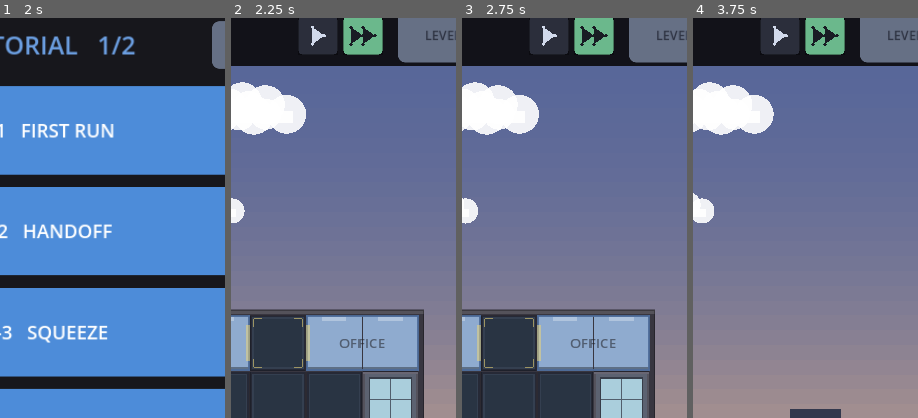
Above: before the commit, frames 1-4 (left to right).
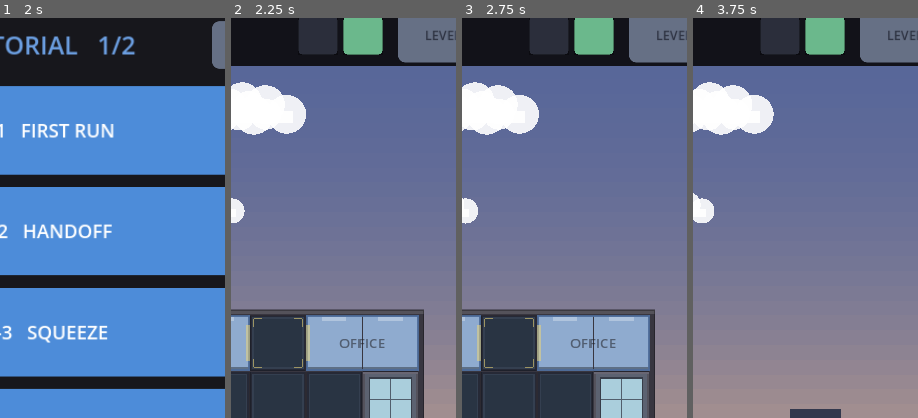
Above: after the commit, the same moments.

Repository: AlexEltonPym/elevator_game
Game: Godot game, scene res://scenes/v5_select.tscn
Two runs of this game, one before a commit and one after it. Both use one fixed random seed, a clock stepped at 60 frames per second and the inputs below.
Inputs (mouse positions are % of the whole screen's width and height, from its top left):
- Up to frame 1 (2 s): click (92, 5) at 0.52 s; click (8, 5) at 1.27 s
- Up to frame 2 (2.25 s): click "T-1 FIRST RUN" at 2 s
- Up to frame 3 (2.75 s): no input
- Up to frame 4 (3.75 s): click "LEVELS" at 2.75 s; click "T-2 HANDOFF" at 3.5 s
The pictures show only the part of the screen within x 40-90%, y 2-52%; the shares and areas given below are measured in that part.

Frame 1 is identical in both runs. In frame 2, 0.4% of the frame differs, in the area x 35-65%, y 2-7%; in frame 3, 0.4%; in frame 4, 0.4%.

Commit message:
Blue perfect stars, star tooltips, click-through medals, Kenney speed icons
- Perfect (topping the range) now turns the THREE stars BLUE instead of showing a
  4th star / crown — both the victory overlay (star_row5) and the select medals
  (starbar5). Ui5.star_blue_tex().
- Tips-per-star tooltip: on the level tile (select) and the victory star row,
  listing the tip total each star needs (from the level's `stars` thresholds).
- Select medals no longer block clicks (mouse_filter IGNORE), so clicking the stars
  still launches the level; the tooltip lives on the button so hovering stars shows it.
- Speed buttons use the Kenney arrow sprite (play = one, fast-forward = two) instead
  of the hand-drawn triangles.

UI-only; fingerprint unchanged.

Co-Authored-By: Claude Opus 4.8 <noreply@anthropic.com>

Diff:
--- a/scripts/v5/select5.gd
+++ b/scripts/v5/select5.gd
@@ -107,6 +107,7 @@
 		b.position = Vector2(margin, top + k * (h + gap))
 		b.size = Vector2(vp.x - 2.0 * margin, h)
 		b.clip_text = true
+		b.tooltip_text = _star_tooltip(lv)  # tips-per-star, shown on hover (stars included)
 		b.pressed.connect(func():
 			Levels5.autosolve = false
 			Levels5.current = idx
@@ -115,13 +116,27 @@
 		b.mouse_entered.connect(_on_hover.bind(idx))
 		b.mouse_exited.connect(_on_unhover.bind(idx))
 		add_child(b)
-		# Earned medals, vertically centered on the right of the tile.
+		# Earned medals, vertically centered on the right of the tile. IGNORE mouse so a click
+		# ON the stars still reaches the tile button underneath (launches the level); the tips-
+		# per-star tooltip lives on the button, so hovering the stars shows it too.
 		if not (lv.get("stars", []) as Array).is_empty():
 			var got: int = Levels5.best_stars(str(lv.id))
 			var sbar := StarBar5.new()
 			sbar.setup(got, 24.0)
+			sbar.mouse_filter = Control.MOUSE_FILTER_IGNORE
 			sbar.position = Vector2(vp.x - margin - 118.0, top + k * (h + gap) + h * 0.5 - 13.0)
 			add_child(sbar)
+
+
+## Tooltip listing the tip total each star needs, from the level's `stars` thresholds.
+func _star_tooltip(lv: Dictionary) -> String:
+	var th: Array = lv.get("stars", [])
+	if th.size() < 3:
+		return ""
+	var s := "1 star  %d tips\n2 stars  %d tips\n3 stars  %d tips" % [int(th[0]), int(th[1]), int(th[2])]
+	if th.size() >= 4:
+		s += "\nperfect  %d tips" % int(th[3])
+	return s
 
 
 func _on_hover(idx: int) -> void:
--- a/scripts/v5/speedbtn5.gd
+++ b/scripts/v5/speedbtn5.gd
@@ -5,14 +5,17 @@
 
 signal tapped
 
+const Ui5 := preload("res://scripts/v5/ui5.gd")
 enum Kind { PLAY, FF }
 var kind := Kind.PLAY
 var active := false
 var accent := Color(0.42, 0.62, 0.88)
+var _arrow: Texture2D
 
 
 func _ready() -> void:
 	mouse_filter = Control.MOUSE_FILTER_STOP
+	_arrow = Ui5.arrow_tex("e")  # the Kenney play triangle (FF = two of them)
 
 
 func _gui_input(event: InputEvent) -> void:
@@ -35,25 +38,21 @@
 	var bg: Color = accent if active else Color(0.17, 0.18, 0.23)
 	_rrect(Rect2(Vector2.ZERO, r), 10.0, bg)
 	_rrect(Rect2(Vector2.ZERO, r), 10.0, Color(0, 0, 0, 0.35), false)
-	var fg := Color(0.10, 0.11, 0.14) if active else Color(0.82, 0.85, 0.92)
+	var fg := Color(0.12, 0.13, 0.16) if active else Color(0.86, 0.89, 0.95)
+	if _arrow == null:
+		return
+	# Kenney play triangle (arrow_basic_e), tinted. Play = one; fast-forward = two overlapping.
+	var ah := r.y * 0.52
+	var aw := ah * (float(_arrow.get_width()) / float(_arrow.get_height()))
 	if kind == Kind.PLAY:
-		_tri(r, 0.36, 0.66, fg)
+		_blit_arrow(Vector2(r.x * 0.5, r.y * 0.5), aw, ah, fg)
 	else:
-		_tri(r, 0.20, 0.50, fg)
-		_tri(r, 0.50, 0.80, fg)
+		_blit_arrow(Vector2(r.x * 0.37, r.y * 0.5), aw * 0.86, ah * 0.86, fg)
+		_blit_arrow(Vector2(r.x * 0.63, r.y * 0.5), aw * 0.86, ah * 0.86, fg)
 
 
-## A right-pointing rounded triangle spanning x in [x0f, x1f] of the control, vertically centred.
-func _tri(r: Vector2, x0f: float, x1f: float, col: Color) -> void:
-	var x0 := r.x * x0f
-	var x1 := r.x * x1f
-	var yh := r.y * 0.22
-	var cy := r.y * 0.5
-	var pts := PackedVector2Array([
-			Vector2(x0, cy - yh), Vector2(x1, cy), Vector2(x0, cy + yh)])
-	draw_colored_polygon(pts, col)
-	for p in pts:
-		draw_circle(p, 2.5, col)  # round the corners
+func _blit_arrow(c: Vector2, w: float, h: float, tint: Color) -> void:
+	draw_texture_rect(_arrow, Rect2(c - Vector2(w, h) * 0.5, Vector2(w, h)), false, tint)
 
 
 ## A filled or outlined rounded rectangle (corner discs + edge bars).
--- a/scripts/v5/star_row5.gd
+++ b/scripts/v5/star_row5.gd
@@ -7,18 +7,22 @@
 const ASPECT := 60.0 / 64.0   # Kenney star.png is 64x60
 
 var slots := 3
+var perfect := false        # true = topped the range: the filled stars are BLUE (no 4th star)
 var _fill: Array = []       # per-slot gold scale, 0 = empty, ~1 = filled (animated)
 var star_px := 84.0
 var gap := 18.0
 var _empty: Texture2D
 var _full: Texture2D
+var _blue: Texture2D
 
 
-func setup(count := 3, px := 84.0) -> void:
+func setup(count := 3, px := 84.0, perfect_v := false) -> void:
 	slots = count
 	star_px = px
+	perfect = perfect_v
 	_empty = Ui5.star_tex(false)
 	_full = Ui5.star_tex(true)
+	_blue = Ui5.star_blue_tex()
 	_fill = []
 	for i in slots:
 		_fill.append(0.0)
@@ -49,8 +53,9 @@
 
 
 func _draw() -> void:
+	var fill_tex: Texture2D = _blue if perfect else _full
 	for i in slots:
 		_blit(_center(i), 1.0, _empty)
 	for i in slots:
 		if _fill[i] > 0.01:
-			_blit(_center(i), _fill[i], _full)
+			_blit(_center(i), _fill[i], fill_tex)
--- a/scripts/v5/starbar5.gd
+++ b/scripts/v5/starbar5.gd
@@ -1,17 +1,18 @@
 extends Control
 ## Compact result-star medals for the level-select tiles, using the Kenney star sprites.
-## `earned` fills that many of 3 stars; topping the range (earned == 4) shows a small gold
-## crown star above the row (matching the end-of-shift PERFECT! stamp), not a 4th star.
+## `earned` fills that many of 3 stars; topping the range (earned == 4 = PERFECT) turns all
+## three stars BLUE instead of showing a 4th star.
 
 const Ui5 := preload("res://scripts/v5/ui5.gd")
 const ASPECT := 60.0 / 64.0
 
 var slots := 3
-var earned := 0       # 0..3 stars; 4 == PERFECT (crown mark)
+var earned := 0       # 0..3 stars; 4 == PERFECT (all three go blue)
 var star_px := 44.0
 var gap := 8.0
 var _empty: Texture2D
 var _full: Texture2D
+var _blue: Texture2D
 
 
 func setup(earned_v: int, px := 44.0, slots_v := 3) -> void:
@@ -20,8 +21,8 @@
 	star_px = px
 	_empty = Ui5.star_tex(false)
 	_full = Ui5.star_tex(true)
-	var top: float = star_px * 0.4 if earned > slots else 0.0
-	custom_minimum_size = Vector2((star_px + gap) * slots - gap, star_px * ASPECT + top)
+	_blue = Ui5.star_blue_tex()
+	custom_minimum_size = Vector2((star_px + gap) * slots - gap, star_px * ASPECT)
 	queue_redraw()
 
 
@@ -35,11 +36,10 @@
 
 func _draw() -> void:
 	var perfect: bool = earned > slots
-	var top: float = star_px * 0.4 if perfect else 0.0
-	var filled: int = mini(earned, slots)
+	var filled: int = slots if perfect else mini(earned, slots)
 	for i in slots:
-		var c := Vector2(i * (star_px + gap) + star_px * 0.5, top + star_px * ASPECT * 0.5)
-		_blit(c, star_px, _full if i < filled else _empty)
-	if perfect:
-		var cx: float = ((star_px + gap) * slots - gap) * 0.5
-		_blit(Vector2(cx, star_px * 0.28), star_px * 0.6, _full)
+		var c := Vector2(i * (star_px + gap) + star_px * 0.5, star_px * ASPECT * 0.5)
+		if i < filled:
+			_blit(c, star_px, _blue if perfect else _full)
+		else:
+			_blit(c, star_px, _empty)
--- a/scripts/v5/ui5.gd
+++ b/scripts/v5/ui5.gd
@@ -41,6 +41,11 @@
 ## Result star: Yellow filled or Grey outline.
 static func star_tex(filled: bool) -> Texture2D:
 	return tex("Yellow/Default/star.png") if filled else tex("Grey/Default/star_outline.png")
+
+
+## The "perfected" star — all three turn blue when you top the range (replaces the 4th star).
+static func star_blue_tex() -> Texture2D:
+	return tex("Blue/Default/star.png")
 
 
 static func arrow_tex(dir: String) -> Texture2D:
--- a/scripts/v5/victory5.gd
+++ b/scripts/v5/victory5.gd
@@ -99,7 +99,8 @@
 	star_wrap.custom_minimum_size.y = 96
 	box.add_child(star_wrap)
 	_star_row = StarRow5.new()
-	_star_row.setup(3, 82.0)
+	_star_row.setup(3, 82.0, _sc >= 4)
+	_star_row.tooltip_text = _star_tooltip()
 	star_wrap.add_child(_star_row)
 
 	var rat: Dictionary = RATING[_sc]
@@ -159,6 +160,17 @@
 				or (e is InputEventScreenTouch and e.pressed):
 			_finalize())
 	add_child(_catcher)
+
+
+## Tooltip listing the tip total each star needs (from the level's `stars` thresholds).
+func _star_tooltip() -> String:
+	var th: Array = _game.level.get("stars", []) if _game != null else []
+	if th.size() < 3:
+		return ""
+	var s := "1 star  %d tips\n2 stars  %d tips\n3 stars  %d tips" % [int(th[0]), int(th[1]), int(th[2])]
+	if th.size() >= 4:
+		s += "\nperfect  %d tips" % int(th[3])
+	return s
 
 
 func _make_break(left: String, right: String, col: Color) -> HBoxContainer:
